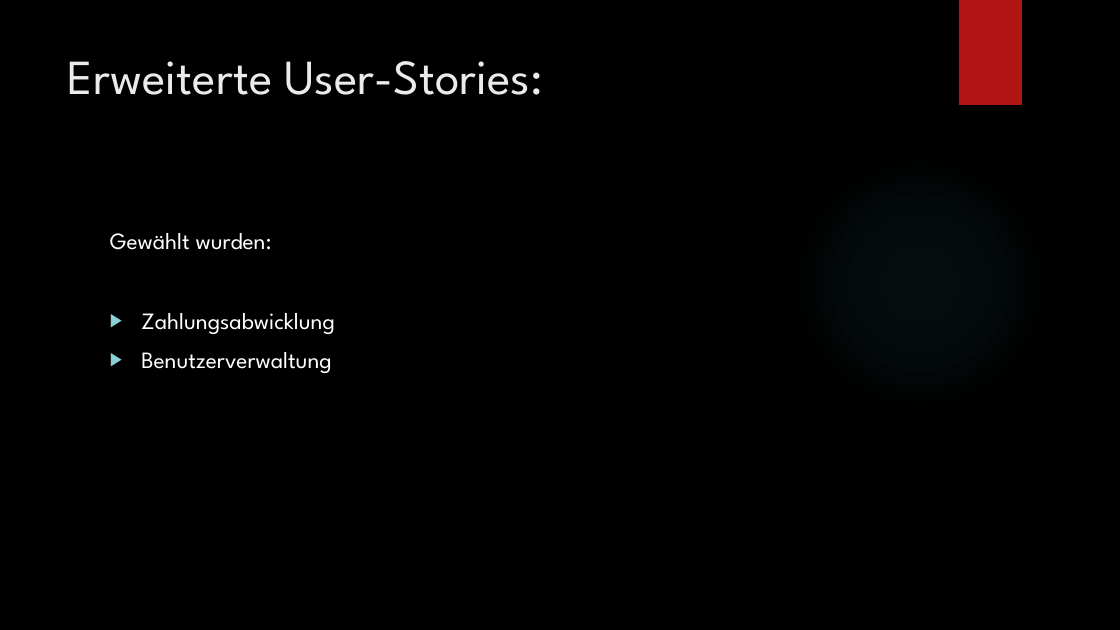
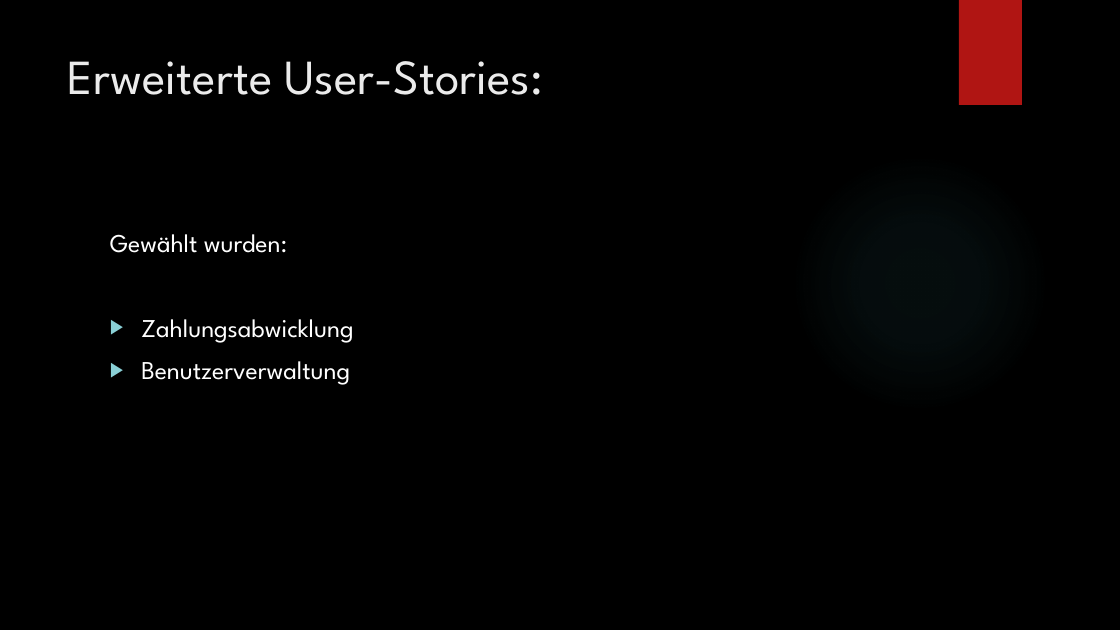
Before and after one commit to martin-kl/2017SS_SEPM_Ticketline, a slide deck: slide 6 of documents/MR1_presentation.pptx. Drawn at 1120x630 pixels with LibreOffice and Linux fonts; fonts in the diff are those of the drawing; background and template pictures are left out. Boxes give left, top, right and bottom in pixels: in the first picture for what was removed or moved away, otherwise in the second. Text is boxed around its words. In the diff, an @@ line names an element or a change of style, - is before the commit and + after.

```diff
--- a/documents/MR1_presentation.pptx
+++ b/documents/MR1_presentation.pptx
@@ text "Gewählt wurden:" at box(110, 234, 353, 385): size 20 to 22 pt @@
```
Also in this commit, not shown: 1 other slide changed.
